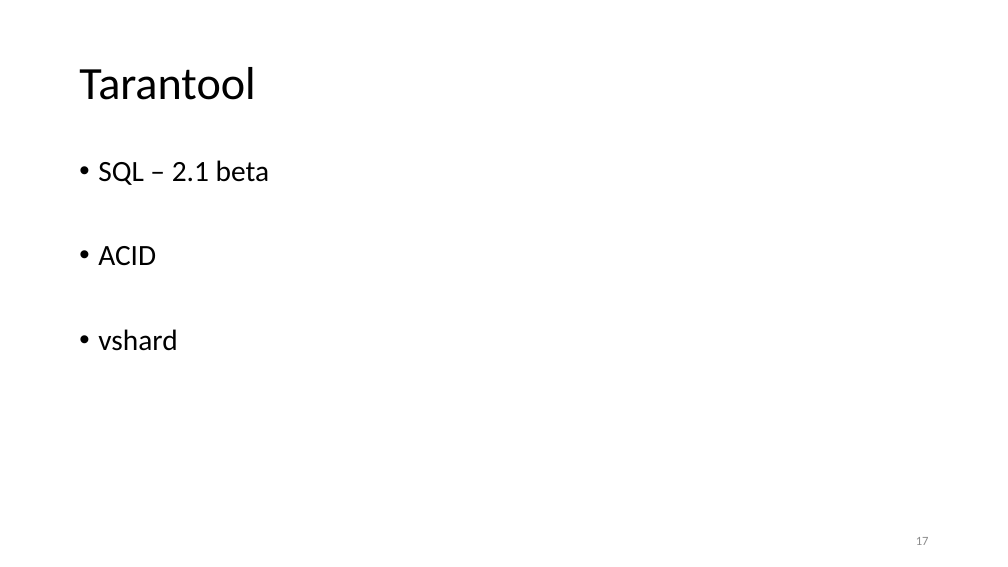
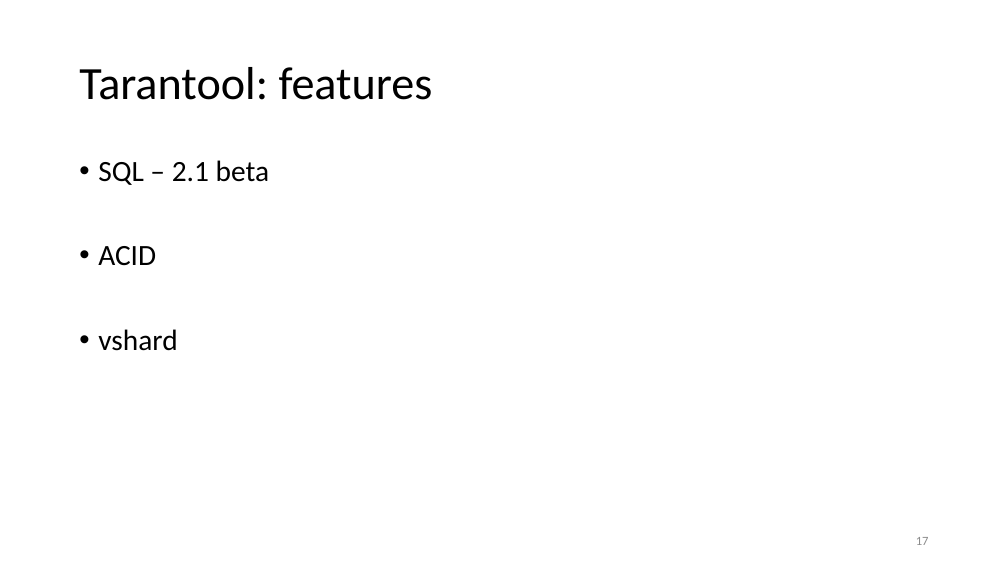
Before and after one commit to aensidhe/presentations, a slide deck: slide 17 of 2018/09/dotnext/Использование Tarantool в .NET-проектах.pptx. Drawn at 1008x567 pixels with LibreOffice and Linux fonts; fonts in the diff are those of the drawing; background and template pictures are left out. Boxes give left, top, right and bottom in pixels: in the first picture for what was removed or moved away, otherwise in the second. Text is boxed around its words. In the diff, an @@ line names an element or a change of style, - is before the commit and + after.

```diff
--- a/2018/09/dotnext/Использование Tarantool в .NET-проектах.pptx
+++ b/2018/09/dotnext/Использование Tarantool в .NET-проектах.pptx
@@ title at [79,67,433,100]: text changed @@
-Tarantool
+Tarantool: features
```
Also in this commit, not shown: 7 other slides changed, 2 slides added, 4 slides removed.
